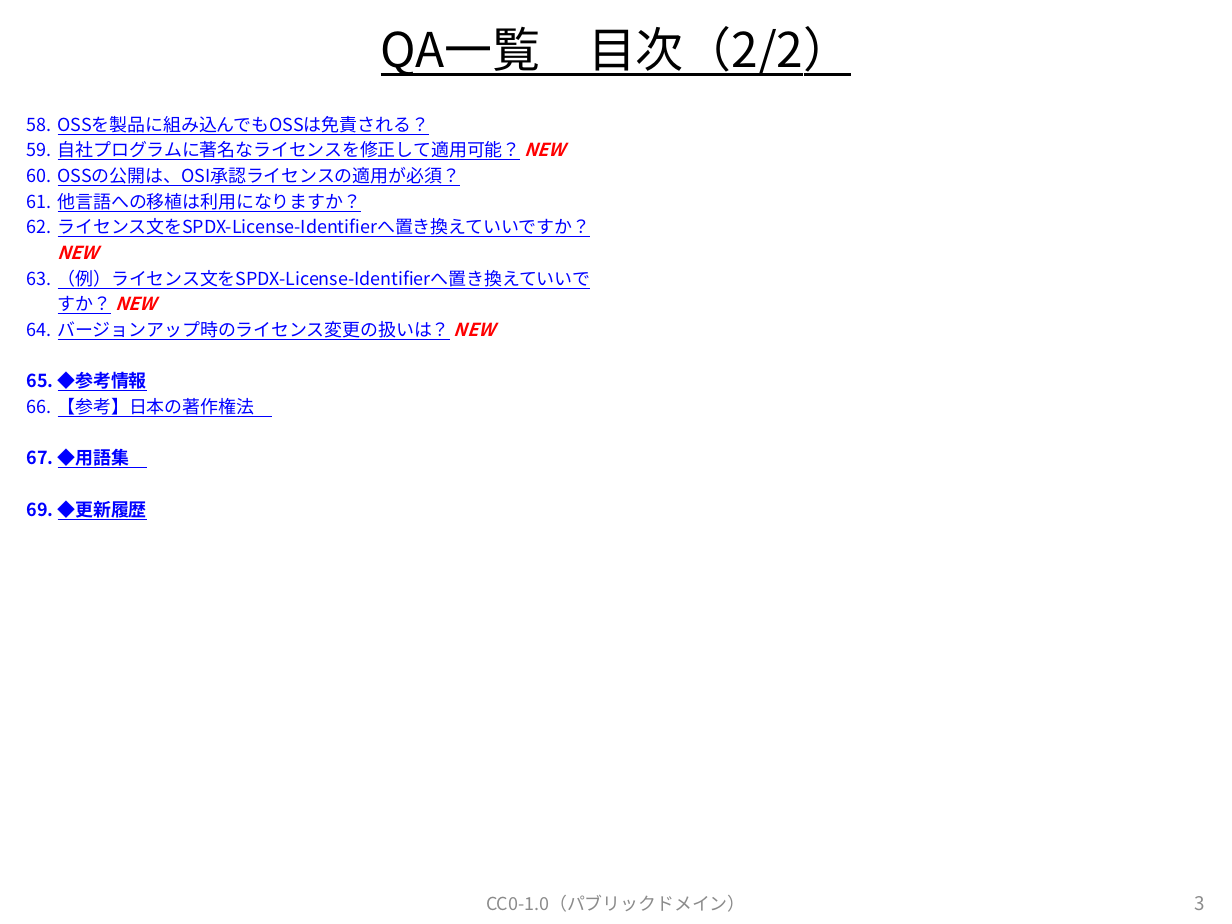
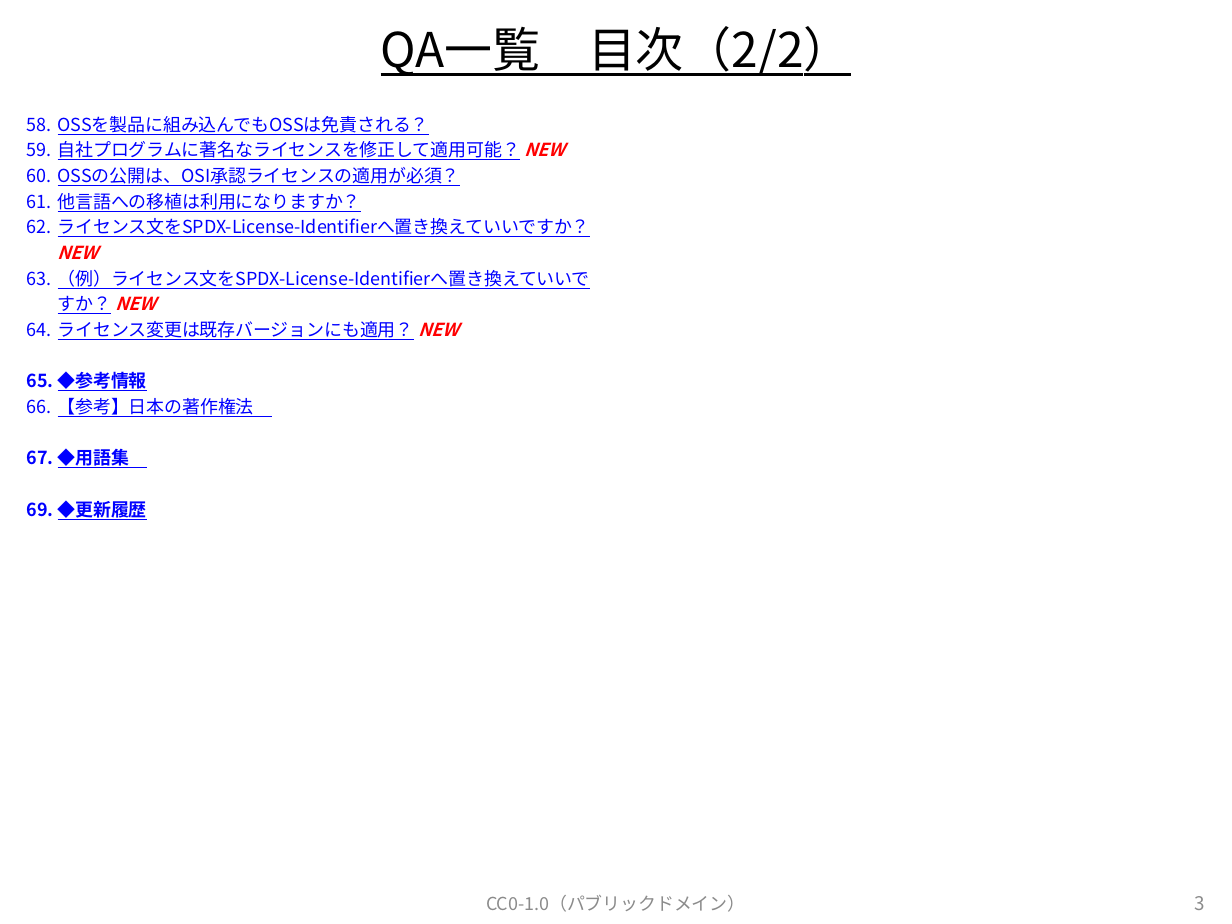
Before and after one commit to OpenChain-Project/OpenChain-JWG, a slide deck: slide 3 of Education_Material/FAQ/OSSライセンス関連でよくある誤解_CC0.pptx. Drawn at 1232x924 pixels with LibreOffice and Linux fonts; fonts in the diff are those of the drawing. Boxes give left, top, right and bottom in pixels: in the first picture for what was removed or moved away, otherwise in the second. Text is boxed around its words. In the diff, an @@ line names an element or a change of style, - is before the commit and + after.

```diff
--- a/Education_Material/FAQ/OSSライセンス関連でよくある誤解_CC0.pptx
+++ b/Education_Material/FAQ/OSSライセンス関連でよくある誤解_CC0.pptx
@@ text at (x1=58, y1=321, x2=459, y2=340): text changed @@
-64. バージョンアップ時のライセンス変更の扱いは？ NEW
+64. ライセンス変更は既存バージョンにも適用？ NEW
```
Also in this commit, not shown: 3 other slides changed, 4 other files.
